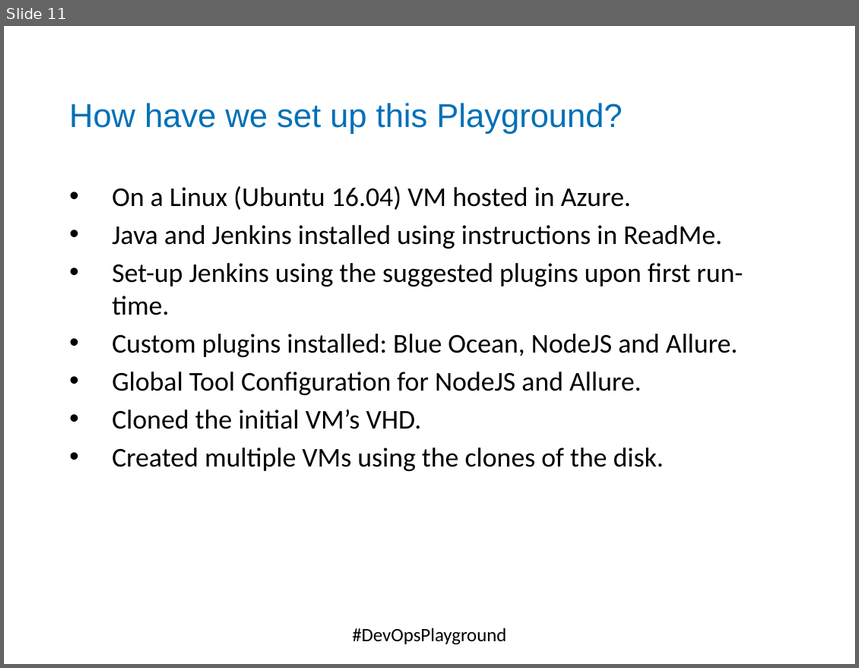
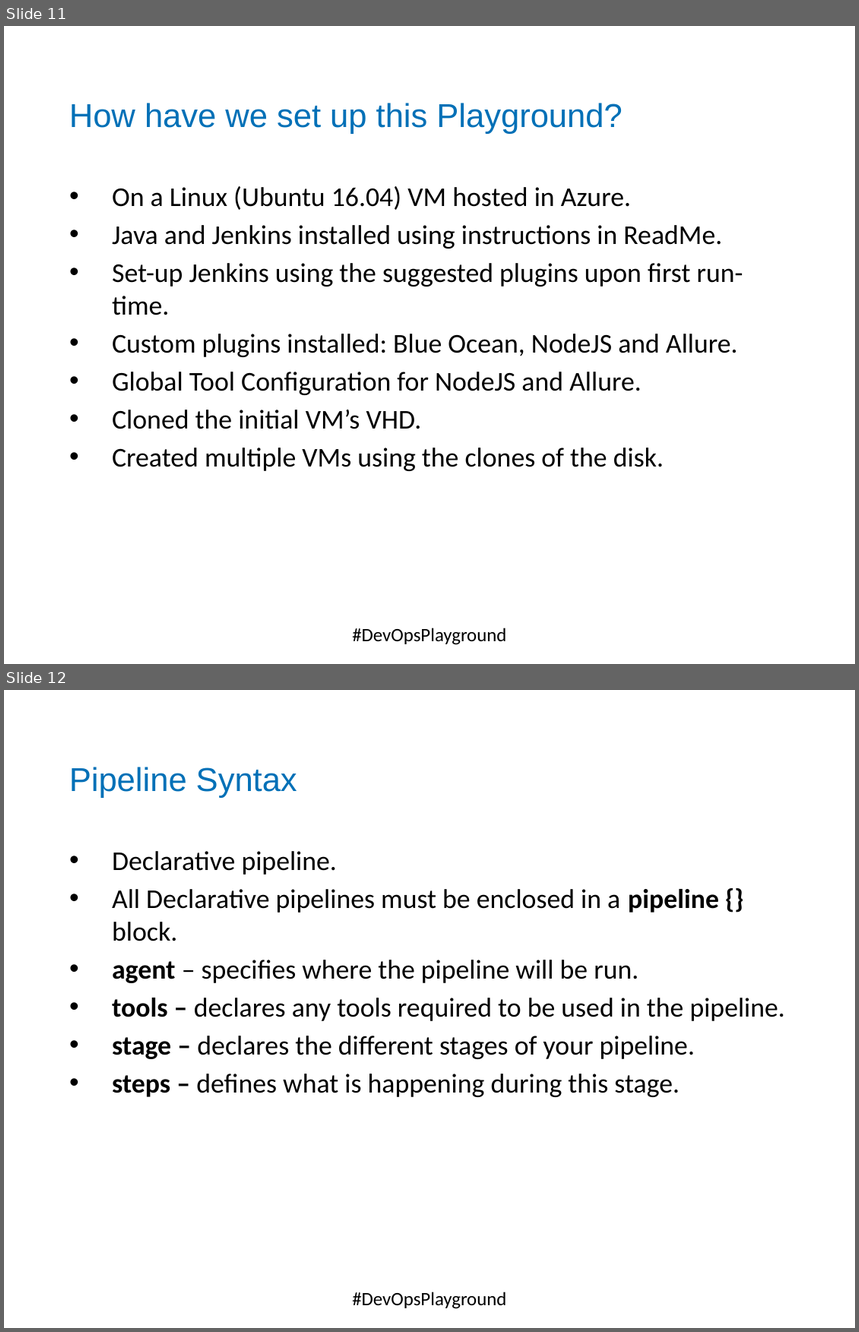
Before and after one commit to DevOpsPlayground/Hands-on-with-Continuous-Testing-using-Jenkins-and-Zalenium, a slide deck: ZaleniumJenkins.pptx. Shown one above the other, each under a label of ours: slide 11 before the commit, slides 11 and 12 after it. The pictures are 859x668 and 859x1332 pixels, drawn with LibreOffice and Linux fonts; fonts in the diff are those of the drawing; background and template pictures are left out. Boxes give left, top, right and bottom in pixels: in the first picture for what was removed or moved away, otherwise in the second. Text is boxed around its words. In the diff, an @@ line names an element or a change of style, - is before the commit and + after.

```diff
--- a/ZaleniumJenkins.pptx
+++ b/ZaleniumJenkins.pptx
@@ slide 12 added at [4,690,855,1328], background #FFFFFF; not listed: 1 template element that a slide beside it also shows @@
@@ text added at [69,767,297,798], 28 pt, text #0070B7 @@
+Pipeline Syntax
@@ text added at [112,851,785,1097], 23 pt, text #000000 @@
+• Declarative pipeline.
+• All Declarative pipelines must be enclosed in a pipeline {} block.
+• agent – specifies where the pipeline will be run.
+• tools – declares any tools required to be used in the pipeline.
+• stage – declares the different stages of your pipeline.
+• steps – defines what is happening during this stage.
@@ text added at [352,1292,506,1309], 16 pt, text #000000 @@
+#DevOpsPlayground
```
Also in this commit, not shown: 1 slide changed, 1 other slide added, 3 other files.
